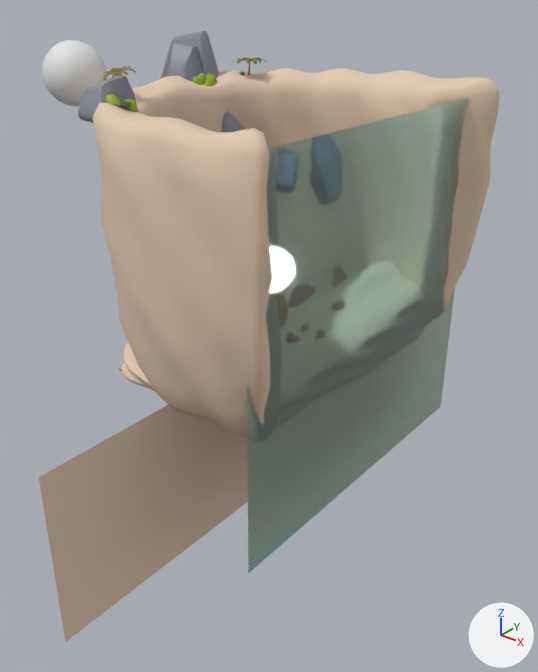
Renders of the glTF model static/models/OceanScene.glb from each side of a commit.
The view is the same before and after, from a 50 mm camera at (107.9, -149.1, 28.1) aimed at (-12.0, 0.8, -64.8). Arrows for +X, +Y and +Z are at lower right; the lights stay in place. Where no turn or scale is listed for an object, it has been applied to the vertices.

Objects in the first picture: 'Rock_1', 'Rock_2', 'Sphere', 'bottomSand', 'sand', 'water'.
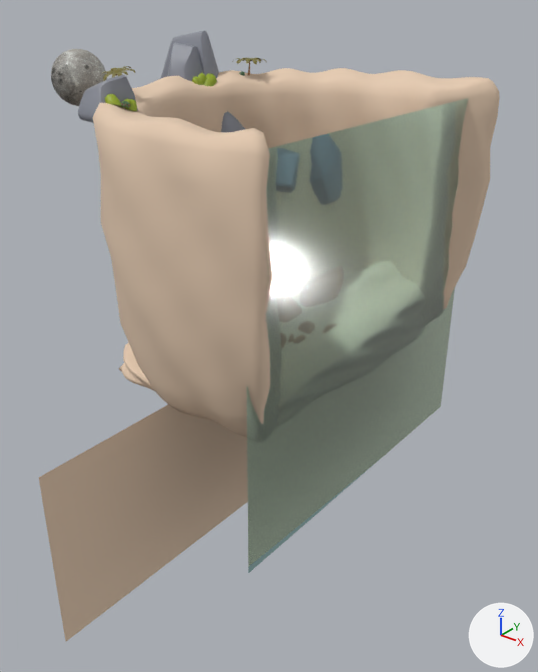
Boxes (x1, y1, x2, y2) around the edits, measured in the pictures (538 x 672 px):
'water', surface changed
    both: (266, 194, 398, 348)
'Sphere', recoloured, moved, rescaled (14% narrower, 13% shorter)
    before: (42, 40, 107, 106)
    after: (51, 49, 107, 106)
'bigRocks', unchanged, uncovered by the edit
    after: (78, 30, 245, 133)
'Rock_2', unchanged, covered by the edit
    before: (161, 30, 219, 81)

The change, as a list of edits to the scene's bpy script:
```text
Add img_moon:
    img_moon = load_image('moon', '_unpacked/moon', 1024, 512, 'sRGB')
Change mat_ocean:
    add mat_ocean.coat_roughness = 0.121
Add mat_material_001:
    mat_material_001 = principled_material('Material.001')
    mat_material_001.texture = img_moon
    mat_material_001.metallic = 0.323
    mat_material_001.roughness = 0.736
Change me_sphere:
    where me_sphere.from_pydata(...)  # 482 vertices, 960 faces; spans x -1.0..1.0, y -1.0..1.0, z -1.0..1.0
    remove me_sphere.materials.append(mat_material)  # white #e7e7e7
    add me_sphere.materials.append(mat_material_001)  # picture img_moon
Change ob_sphere:
    ob_sphere.location: (-70.3, -12.4, 3.3) -> (-68.4, -12.6, 2.4)
    ob_sphere.scale: (8.71, 8.71, 8.71) -> (7.52, 7.52, 7.52)
```
